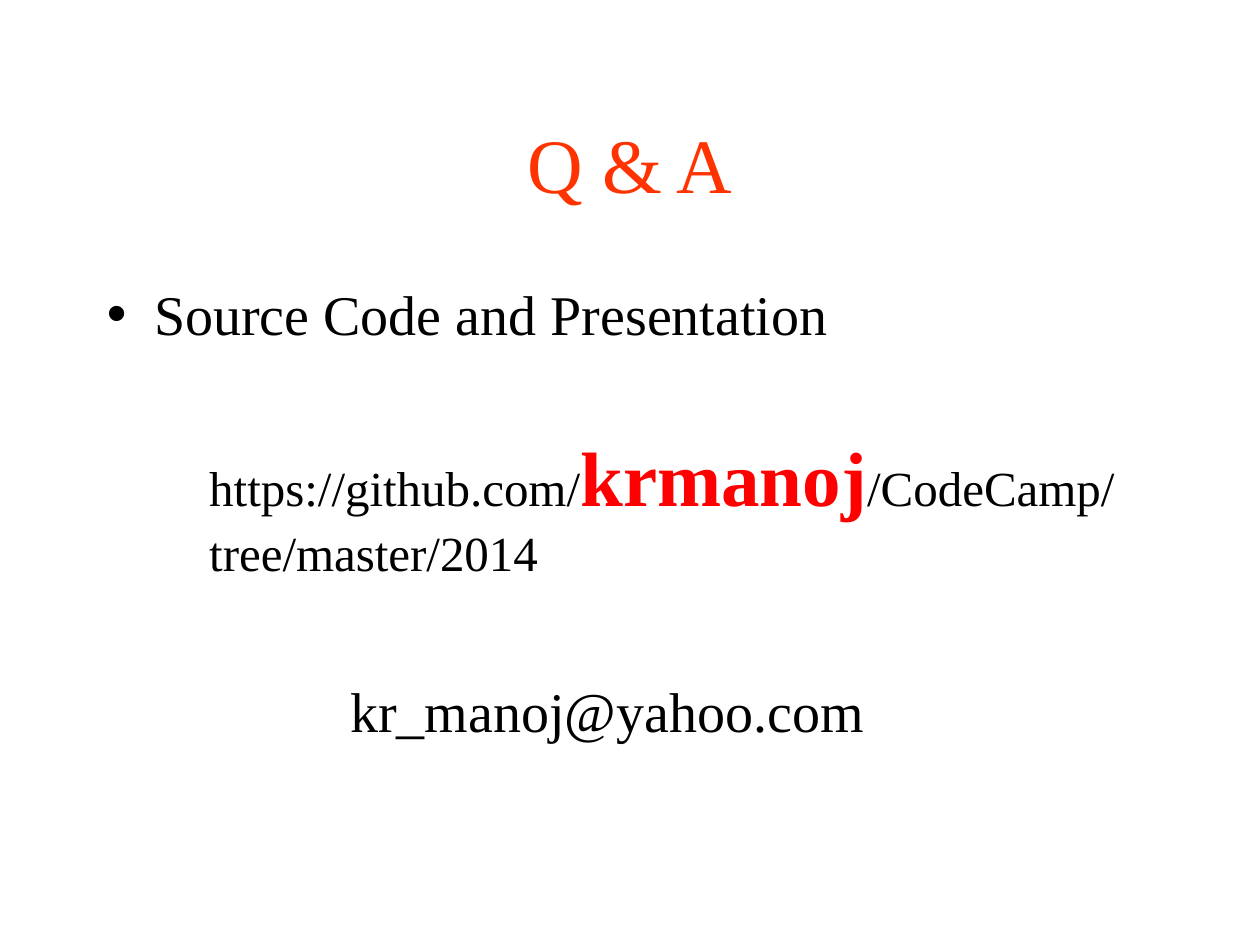
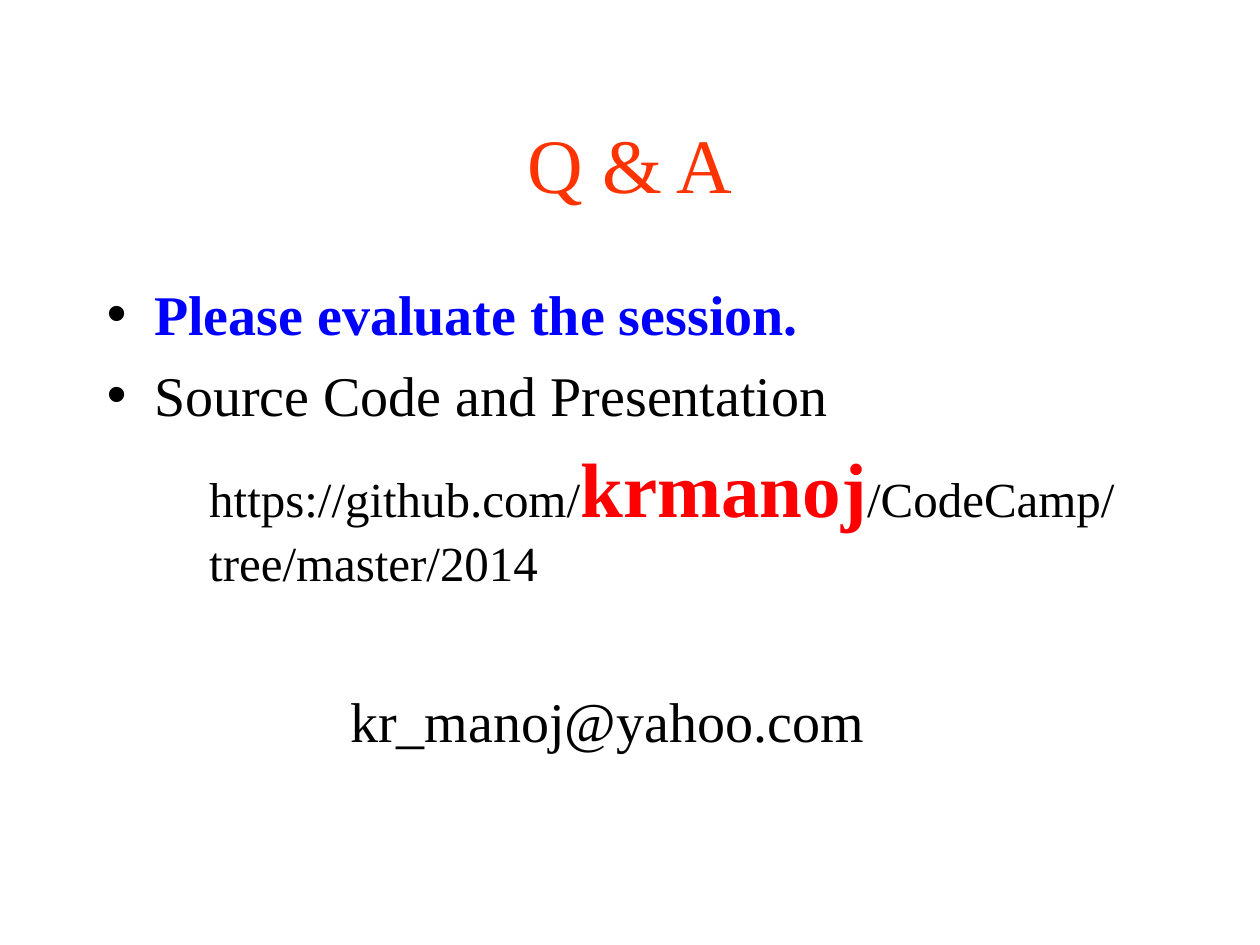
Before and after one commit to krmanoj/CodeCamp, a slide deck: slide 38 of 2014/ppt/JavaScrip_RubikCube.odp. Drawn at 1260x945 pixels with LibreOffice and Linux fonts; fonts in the diff are those of the drawing. Boxes give left, top, right and bottom in pixels: in the first picture for what was removed or moved away, otherwise in the second. Text is boxed around its words. In the diff, an @@ line names an element or a change of style, - is before the commit and + after.

Commit message:
semi colon, and minor text placement in ppt

```diff
--- a/2014/ppt/JavaScrip_RubikCube.odp
+++ b/2014/ppt/JavaScrip_RubikCube.odp
@@ text at [154, 296, 798, 336]: paragraph added @@
+• Please evaluate the session.
```
Also in this commit, not shown: 1 other slide changed, 1 other file.
